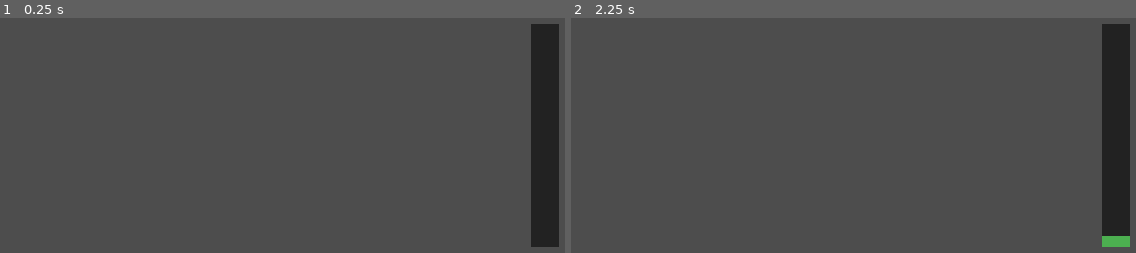
Above: before the commit, frames 1-2 (left to right).
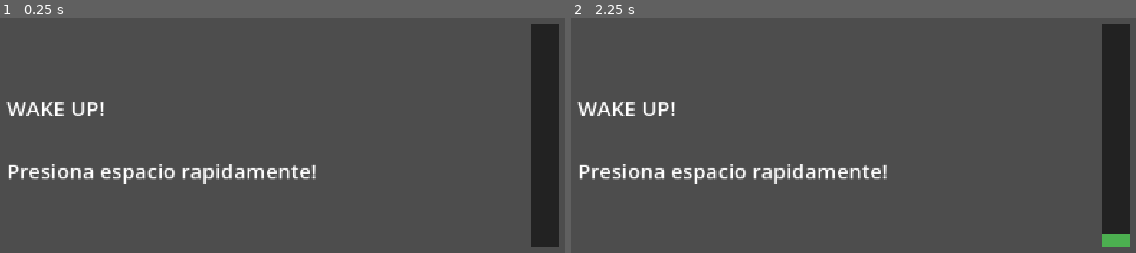
Above: after the commit, the same moments.

Repository: Vigoreum/prototype
Game: Godot game, scene res://microgames/wake_up/wake_up_microgame.tscn
Two runs of this game, one before a commit and one after it. Both use one fixed random seed, a clock stepped at 60 frames per second and the inputs below. This scene is started directly instead of the project's main scene.
Inputs (mouse positions are in pixels of both pictures, inside the frame that each line leads up to):
- Up to frame 1 (0.25 s): no input
- Up to frame 2 (2.25 s): tap Space (space_bar) at 0.5, 2 s; move the mouse to (949, 130) at 0.52 s; hold Space (space_bar) 0.53-1.25 s; click (949, 130) at 0.67 s; drag from (610, 175) to (734, 243) at 1.27 s; move the mouse to (853, 53) at 2.02 s; hold Space (space_bar) from 2.03 s (still down); click (853, 53) at 2.17 s

The runs differ from the first frame. In frame 1, 2.2% of the frame differs, in the area x 1-56%, y 35-71%; in frame 2, 2.3%, in the area x 1-99%, y 35-93%.

Commit message:
WAKE UP microgame and win conditions
- Add WAKE UP microgame: mash space to fill energy bar against drain
- Configurable values from Inspector (energy per press, drain rate, max)
- Win condition: fill the energy bar before time runs out
- Add win condition to USB (correct connection finishes the microgame)
- Add win/lose conditions to DELETE:
  - Win: dispose all malwares before time runs out
  - Lose: dispose an innocent file (returns to main menu)
- All microgames now advance to next on completion (not only on timeout)

Diff:
--- a/autoloads/game_manager.gd
+++ b/autoloads/game_manager.gd
@@ -11,7 +11,7 @@
 
 const MAIN_MENU_SCENE: String = "res://menus/main_menu.tscn"
 
-# Duración de cada microjuego en segundos (Opción A: todos igual)
+# Duración de cada microjuego en segundos
 const MICROGAME_DURATION: float = 5.0
 
 # Estado del modo PLAY
--- a/microgames/delete/delete.gd
+++ b/microgames/delete/delete.gd
@@ -16,6 +16,8 @@
 # Estado global: indica si hay algún archivo siendo arrastrado
 var any_file_grabbed: bool = false
 var timer_bar: Control = null
+var malware_remaining: int = 0
+var has_finished: bool = false  # evita que se llame microgame_finished dos veces
 
 func _ready() -> void:
 	randomize()
@@ -33,6 +35,10 @@
 	timer_bar.start(GameManager.get_microgame_duration())
 
 func _on_time_up() -> void:
+	if has_finished:
+		return
+	has_finished = true
+	print("¡Se acabó el tiempo en DELETE!")
 	GameManager.microgame_finished()
 
 func _spawn_files() -> void:
@@ -47,6 +53,9 @@
 		var pos: Vector2 = _get_valid_spawn_position(spawned_positions)
 		spawned_positions.append(pos)
 		_spawn_file(pos, true)
+
+	# Inicializar el contador de malwares por eliminar
+	malware_remaining = FILE_COUNT_BAD
 
 
 func _get_valid_spawn_position(existing: Array[Vector2]) -> Vector2:
@@ -122,3 +131,34 @@
 func _unhandled_input(event: InputEvent) -> void:
 	if event.is_action_pressed("ui_cancel"):  # ui_cancel = tecla ESC por defecto
 		GameManager.return_to_main_menu()
+
+# Llamada por file_item.gd cuando se elimina un malware
+func on_malware_disposed() -> void:
+	if has_finished:
+		return
+	malware_remaining -= 1
+	if malware_remaining <= 0:
+		_on_win()
+
+
+# Llamada por file_item.gd cuando se elimina un archivo inocente (perdiste)
+func on_innocent_disposed() -> void:
+	if has_finished:
+		return
+	_on_lose()
+
+
+func _on_win() -> void:
+	has_finished = true
+	print("¡Ganaste DELETE! Todos los malwares eliminados 🎉")
+	if timer_bar != null:
+		timer_bar.stop()
+	GameManager.microgame_finished()
+
+
+func _on_lose() -> void:
+	has_finished = true
+	print("¡Perdiste DELETE! Borraste un archivo importante 💀")
+	if timer_bar != null:
+		timer_bar.stop()
+	GameManager.return_to_main_menu()
--- a/microgames/delete/file_item.gd
+++ b/microgames/delete/file_item.gd
@@ -85,10 +85,18 @@
 
 func _dispose() -> void:
 	has_been_disposed = true
+
+	# Avisar al microjuego según el tipo de archivo
+	var microgame = get_tree().current_scene
 	if is_malware:
 		print("Malware deleted ✓")
+		if microgame.has_method("on_malware_disposed"):
+			microgame.on_malware_disposed()
 	else:
 		print("Important file deleted ✗")
+		if microgame.has_method("on_innocent_disposed"):
+			microgame.on_innocent_disposed()
+
 	var tween: Tween = create_tween()
 	tween.set_parallel(true)
 	tween.tween_property(self, "scale", Vector2.ZERO, 0.2)
--- a/microgames/usb/usb.gd
+++ b/microgames/usb/usb.gd
@@ -166,3 +166,4 @@
 
 func _on_connected_complete() -> void:
 	print("USB conectado correctamente! 🎉")
+	GameManager.microgame_finished()
--- a/microgames/wake_up/wake_up.gd
+++ b/microgames/wake_up/wake_up.gd
@@ -3,7 +3,7 @@
 # Valores configurables desde el Inspector
 @export var energy_per_press: float = 30.0
 @export var energy_drain_per_second: float = 60.0
-@export var max_energy: float = 500.0   # ahora también configurable
+@export var max_energy: float = 500.0
 
 @onready var energy_bar_background: ColorRect = $EnergyBarBackground
 @onready var energy_bar_fill: ColorRect = $EnergyBarFill
@@ -15,7 +15,6 @@
 var has_reached_max: bool = false
 var timer_bar: Control = null
 
-
 func _ready() -> void:
 	# Ajustar el Fill al ancho y posición del Background automáticamente
 	energy_bar_fill.size.x = energy_bar_background.size.x
@@ -23,7 +22,6 @@
 	_update_bar_visual()
 	if GameManager.is_in_play_mode:
 		_setup_timer_bar()
-
 
 func _setup_timer_bar() -> void:
 	timer_bar = TimerBarScene.instantiate()
@@ -33,7 +31,6 @@
 	canvas.add_child(timer_bar)
 	timer_bar.time_up.connect(_on_time_up)
 	timer_bar.start(GameManager.get_microgame_duration())
-
 
 func _on_time_up() -> void:
 	GameManager.microgame_finished()
@@ -64,6 +61,7 @@
 	if current_energy >= max_energy and not has_reached_max:
 		has_reached_max = true
 		print("¡Barra de energía llena! ⚡")
+		GameManager.microgame_finished()
 
 
 func _update_bar_visual() -> void:
--- a/microgames/wake_up/wake_up_microgame.tscn
+++ b/microgames/wake_up/wake_up_microgame.tscn
@@ -4,7 +4,7 @@
 
 [node name="WakeUpMicrogame" type="Node2D" unique_id=138692089]
 script = ExtResource("1_333qp")
-energy_drain_per_second = 150.0
+energy_drain_per_second = 140.0
 
 [node name="EnergyBarBackground" type="ColorRect" parent="." unique_id=65640013]
 offset_left = 1050.0
@@ -21,3 +21,21 @@
 offset_bottom = 459.0
 mouse_filter = 2
 color = Color(0.29803923, 0.6862745, 0.3137255, 1)
+
+[node name="Label" type="Label" parent="." unique_id=359347509]
+anchors_preset = 8
+anchor_left = 0.5
+anchor_top = 0.5
+anchor_right = 0.5
+anchor_bottom = 0.5
+offset_left = 399.0
+offset_top = 266.0
+offset_right = 638.0
+offset_bottom = 341.0
+grow_horizontal = 2
+grow_vertical = 2
+size_flags_horizontal = 4
+theme_override_font_sizes/font_size = 30
+text = "WAKE UP!
+
+Presiona espacio rapidamente!"
